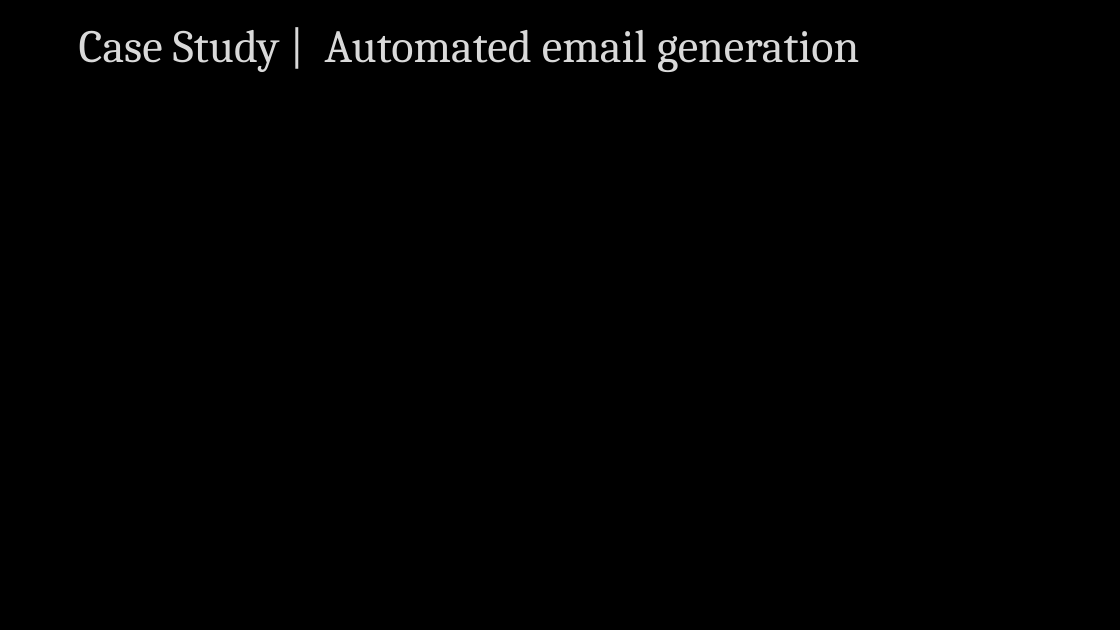
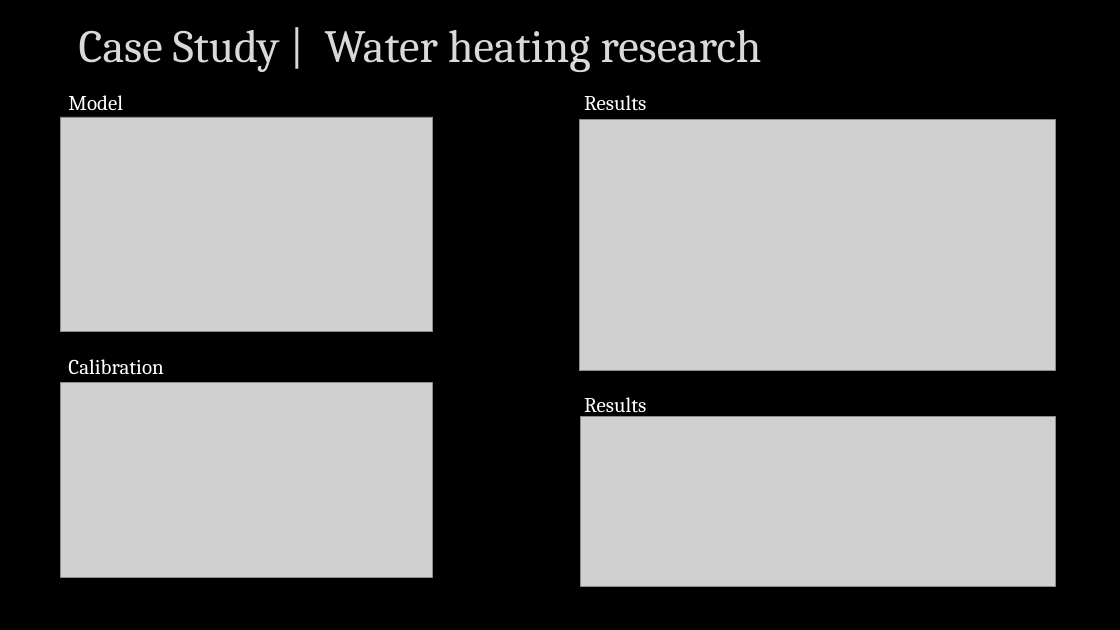
Before and after one commit to Tooblippe/tooblippe, a slide deck: slide 6 of assets/presentation-elements.pptx. Drawn at 1120x630 pixels with LibreOffice and Linux fonts; fonts in the diff are those of the drawing; grey boxes stand for pictures. Boxes give left, top, right and bottom in pixels: in the first picture for what was removed or moved away, otherwise in the second. Text is boxed around its words. In the diff, an @@ line names an element or a change of style, - is before the commit and + after.

```diff
--- a/assets/presentation-elements.pptx
+++ b/assets/presentation-elements.pptx
@@ title at [79,30,762,72]: text changed @@
-Case Study | Automated email generation
+Case Study | Water heating research
@@ picture added at [60,117,434,331] @@
@@ text added at [68,95,123,110], 18 pt, text #FFFFFF @@
+Model
@@ picture added at [579,119,1055,371] @@
@@ text added at [584,95,646,111], 18 pt, text #FFFFFF @@
+Results
@@ text added at [68,359,163,375], 18 pt, text #FFFFFF @@
+Calibration
@@ picture added at [60,383,434,578] @@
@@ picture added at [581,417,1055,587] @@
@@ text added at [584,397,646,418], 18 pt, text #FFFFFF @@
+Results
```
Also in this commit, not shown: 1 slide added, 1 slide removed, 47 other files.
